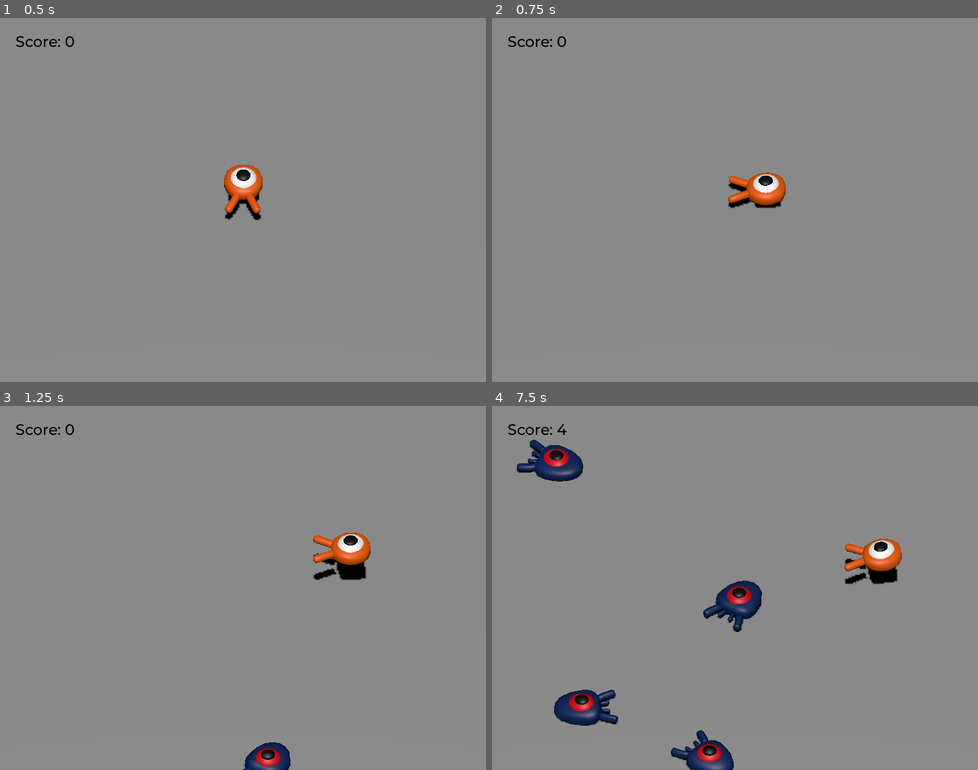
Above: before the commit, frames 1-4 (two rows, left to right).
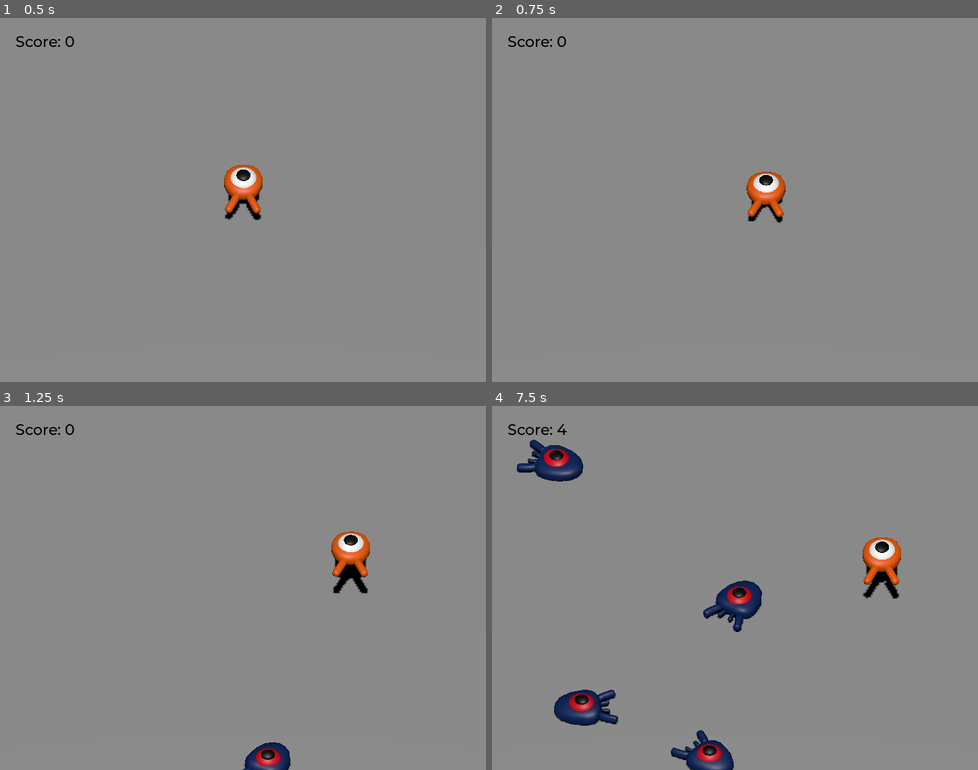
Above: after the commit, the same moments.

Repository: nhne/godot-sample
Game: Godot game, scene res://main.tscn
Two runs of this game, one before a commit and one after it. Both use one fixed random seed, a clock stepped at 60 frames per second and the inputs below.
Inputs:
- Up to frame 1 (0.5 s): no input
- Up to frame 2 (0.75 s): tap Enter (ui_accept) at 0.5 s; hold D (move_right) from 0.53 s (still down)
- Up to frame 3 (1.25 s): keep holding D (move_right); tap Space (jump) at 0.77 s
- Up to frame 4 (7.5 s): release D (move_right) at 1.28 s; hold S (move_back) 1.28-2.03 s; tap Space (jump) at 1.52, 3.02, 3.77, 4.52, 6.02, 6.77 s; hold D (move_right) 2.03-2.78 s; hold W (move_forward) 2.78-3.53 s; hold A (move_left) 3.53-5.03 s; hold S (move_back) 5.03-5.78 s; hold D (move_right) 5.78-6.53 s; hold W (move_forward) 6.53-7.28 s; hold D (move_right) from 7.28 s (still down)

Frame 1 is identical in both runs. In frame 2, 0.6% of the frame differs, in the area x 48-61%, y 42-57%; in frame 3, 0.7%; in frame 4, 0.7%, in the area x 72-85%, y 36-53%.

Commit message:
Add player animation

Diff:
--- a/player.gd
+++ b/player.gd
@@ -13,9 +13,14 @@
 # simulation for graviy
 @export var gravity_simulation_coeff = 3
 
+# rotate speed for character
+@export var rotate_speed = PI * 3
+
+
 # Get the gravity from the project settings to be synced with RigidBody nodes.
 var gravity = ProjectSettings.get_setting("physics/3d/default_gravity")
 
+var pivot_direction = Vector3.FORWARD
 
 func _physics_process(delta):
 	# Add the gravity.
@@ -32,7 +37,15 @@
 	if direction:
 		velocity.x = direction.x * SPEED
 		velocity.z = direction.z * SPEED
-		$Pivot.look_at(position + direction, Vector3.UP)
+		# $Pivot.rotation.y < direction.angle_to(Vector3.UP)
+		var simliarity = direction.dot(pivot_direction)
+		if simliarity < 0.99:
+			if direction.cross(pivot_direction).y > 0:
+				rotate_speed *= -1
+			pivot_direction = pivot_direction.rotated(Vector3.UP, rotate_speed * delta)
+		else:
+			pivot_direction = direction
+		$Pivot.look_at(position + pivot_direction, Vector3.UP)
 		$AnimationPlayer.speed_scale = 4
 	else:
 		velocity.x = move_toward(velocity.x, 0, SPEED)
--- a/player.tscn
+++ b/player.tscn
@@ -9,6 +9,33 @@
 [sub_resource type="CylinderShape3D" id="CylinderShape3D_pk3op"]
 height = 0.467362
 radius = 0.968662
+
+[sub_resource type="Animation" id="Animation_3pnck"]
+length = 0.001
+tracks/0/type = "value"
+tracks/0/imported = false
+tracks/0/enabled = true
+tracks/0/path = NodePath("Pivot/Character:position")
+tracks/0/interp = 1
+tracks/0/loop_wrap = true
+tracks/0/keys = {
+"times": PackedFloat32Array(0),
+"transitions": PackedFloat32Array(1),
+"update": 0,
+"values": [Vector3(0, 0, 0)]
+}
+tracks/1/type = "value"
+tracks/1/imported = false
+tracks/1/enabled = true
+tracks/1/path = NodePath("Pivot/Character:rotation")
+tracks/1/interp = 1
+tracks/1/loop_wrap = true
+tracks/1/keys = {
+"times": PackedFloat32Array(0),
+"transitions": PackedFloat32Array(1),
+"update": 0,
+"values": [Vector3(0, 0, 0)]
+}
 
 [sub_resource type="Animation" id="Animation_hpaib"]
 resource_name = "float"
@@ -37,33 +64,6 @@
 "transitions": PackedFloat32Array(0.535887, 2.14355, 1),
 "update": 0,
 "values": [Vector3(0, 0, 0), Vector3(0.139626, 0, 0), Vector3(-0.15708, 0, 0)]
-}
-
-[sub_resource type="Animation" id="Animation_3pnck"]
-length = 0.001
-tracks/0/type = "value"
-tracks/0/imported = false
-tracks/0/enabled = true
-tracks/0/path = NodePath("Pivot/Character:position")
-tracks/0/interp = 1
-tracks/0/loop_wrap = true
-tracks/0/keys = {
-"times": PackedFloat32Array(0),
-"transitions": PackedFloat32Array(1),
-"update": 0,
-"values": [Vector3(0, 0, 0)]
-}
-tracks/1/type = "value"
-tracks/1/imported = false
-tracks/1/enabled = true
-tracks/1/path = NodePath("Pivot/Character:rotation")
-tracks/1/interp = 1
-tracks/1/loop_wrap = true
-tracks/1/keys = {
-"times": PackedFloat32Array(0),
-"transitions": PackedFloat32Array(1),
-"update": 0,
-"values": [Vector3(0, 0, 0)]
 }
 
 [sub_resource type="AnimationLibrary" id="AnimationLibrary_2p5km"]
